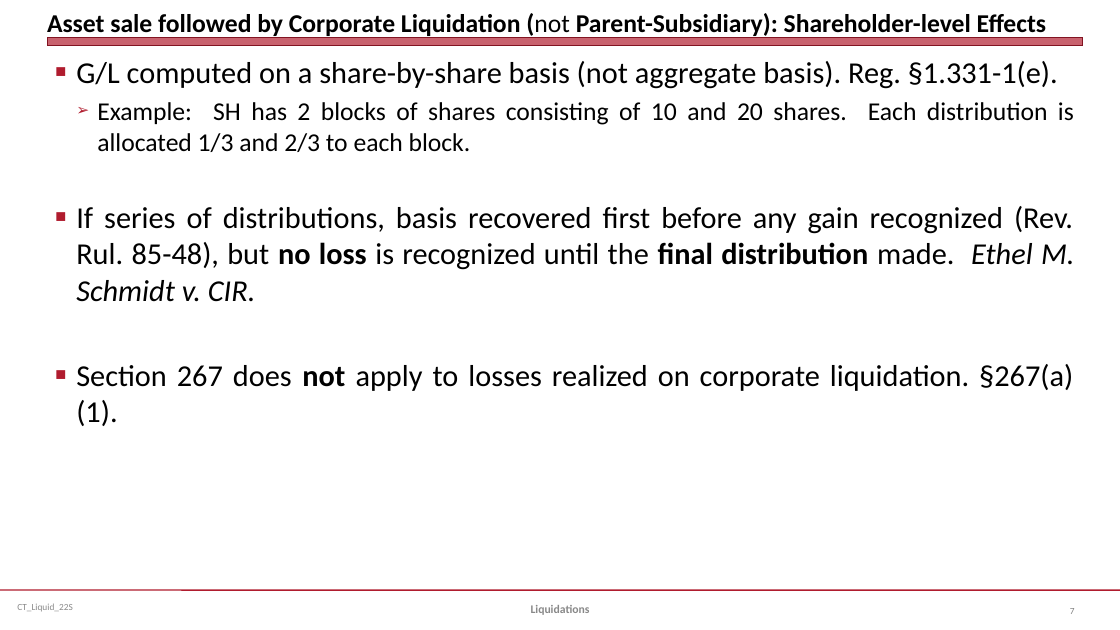
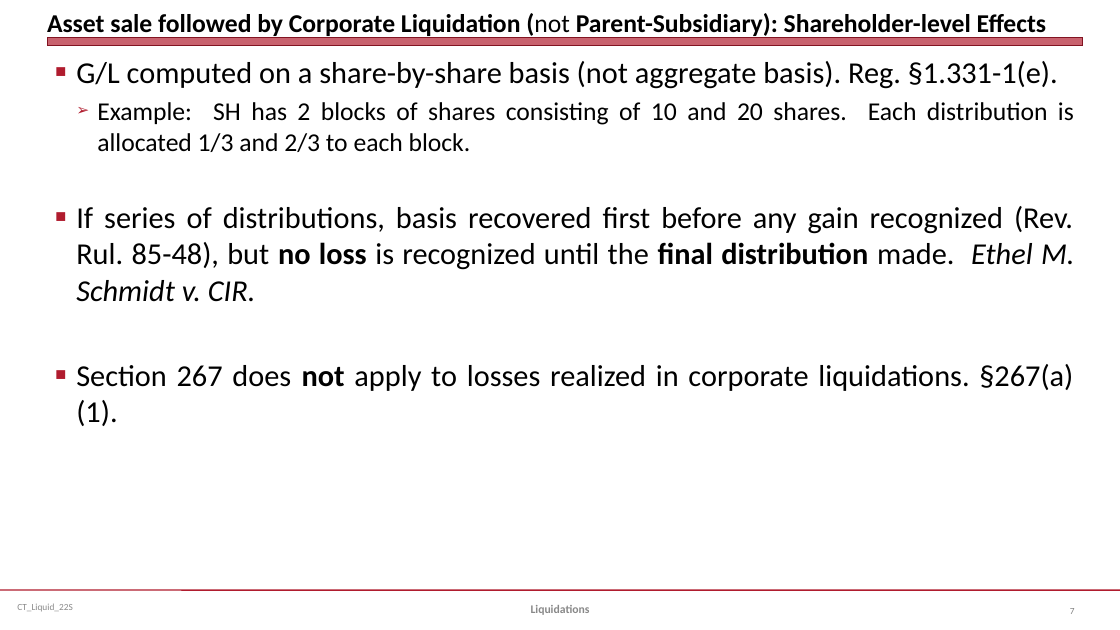
Before and after one commit to jmc877/Corporate-Tax, a slide deck: slide 7 of slides/CT_Liquid_22S.pptx. Drawn at 1120x630 pixels with LibreOffice and Linux fonts; fonts in the diff are those of the drawing. Boxes give left, top, right and bottom in pixels: in the first picture for what was removed or moved away, otherwise in the second. Text is boxed around its words. In the diff, an @@ line names an element or a change of style, - is before the commit and + after.

```diff
--- a/slides/CT_Liquid_22S.pptx
+++ b/slides/CT_Liquid_22S.pptx
@@ text at (76,364,1073,426): text changed @@
-■ Section 267 does not apply to losses realized on corporate liquidation. §267(a)(1).
+■ Section 267 does not apply to losses realized in corporate liquidations. §267(a)(1).
```
Also in this commit, not shown: 2 other files.
